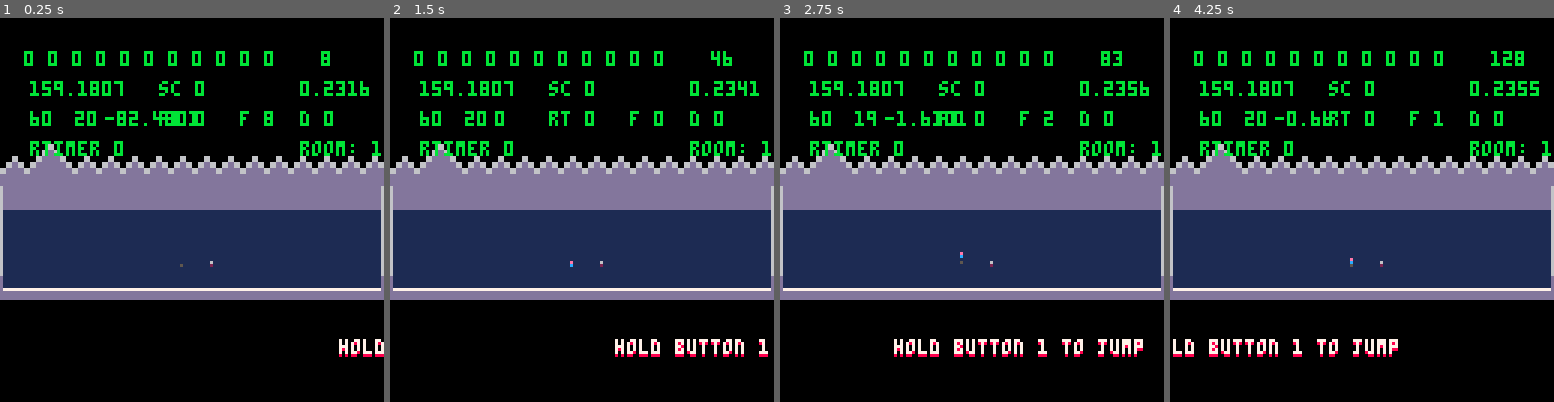
Above: before the commit, frames 1-4 (left to right).
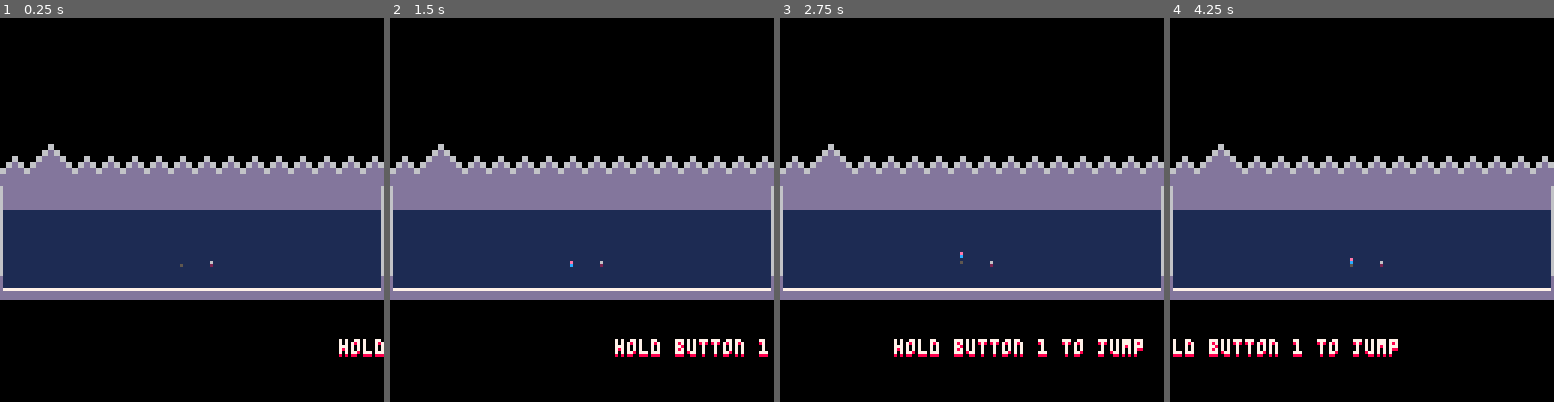
Above: after the commit, the same moments.

Repository: arnodick/tiny_parkour
Game: PICO-8 cartridge tinyp.p8
Same seed, same stepped clock (60 frames per second), same inputs: the game is played once before the commit and once after it.
Inputs:
- Up to frame 1 (0.25 s): no input
- Up to frame 2 (1.5 s): tap X (X key) at 0.33, 1.07 s; tap O (Z key) at 0.7 s
- Up to frame 3 (2.75 s): tap O (Z key) at 1.7, 2.1, 2.5 s; tap X (X key) at 1.85 s; hold Up 2.15-2.42 s
- Up to frame 4 (4.25 s): tap O (Z key) every 0.4 s from 2.9 to 4.1 s; tap X (X key) at 2.97, 4.08 s; hold Down 3.63-3.97 s

The runs differ from the first frame. In frame 1, 3.6% of the frame differs, in the area x 6-100%, y 8-36%; in frame 2, 3.4%; in frame 3, 3.6%; in frame 4, 3.6%.

Commit message:
super hacky menu room transitions working now

Diff:
--- a/tinyp.p8
+++ b/tinyp.p8
@@ -2,8 +2,8 @@
 version 5
 __lua__
 --tiny parkour
---by aslhey pringle
-debug=true
+--by ashley pringle
+debug=false
 doff=0
 function items_i(r)
 if r==2 then
@@ -677,7 +677,7 @@
 		for k,v in pairs(buttons_l) do buttons_l[k]=nil end
 		for k,v in pairs(teles) do teles[k]=nil end
 		for k,v in pairs(parts) do parts[k]=nil end
-		for k,v in pairs(bubbles) do bubbles[k]=nil end
+		--for k,v in pairs(bubbles) do bubbles[k]=nil end
 		reload(r.dest,r.src,r.len)
 		cam=-r.h camera(0,cam)
 --				makeplayer(r.px,r.py,10,1,14-flr(rnd(2))*10,3,ps) --0.5
@@ -791,9 +791,12 @@
 	 end
 	 if m.sel==2 then--quit
 	 	score=0 route=0 timer=0 start=0
-	 	changeroom(1)
+	 	for k,v in pairs(bubbles) do bubbles[k]=nil end
+	 	room=1
+			rooms[room].gen=true
 	 	makeplayer(rooms[room].px,rooms[room].py,10,1,14-flr(rnd(2))*10,3+flr(rnd(2))*9,ps) --0.5
-	 	buttons_i(room)
+	 	changeroom(room)
+--	 	buttons_i(room)
 	 	for k,v in pairs(menus) do menus[k]=nil end
 	 end
 	end
@@ -1077,8 +1080,12 @@
 		end
 		if rtimer!=0 then
 			if timer-rtimer==60 then
-				changeroom(room+1)
-				rooms[room].gen=true
+				room=room+1
+				del(rooms,rooms[2])
+				makeroom(127,63,6, 1,0,0x1000,0x1000,0x2000,17,1)--main
+				--rooms[room].gen=true
+				changeroom(room)
+				--rooms[room].gen=true
 			end
 		end
 	end
